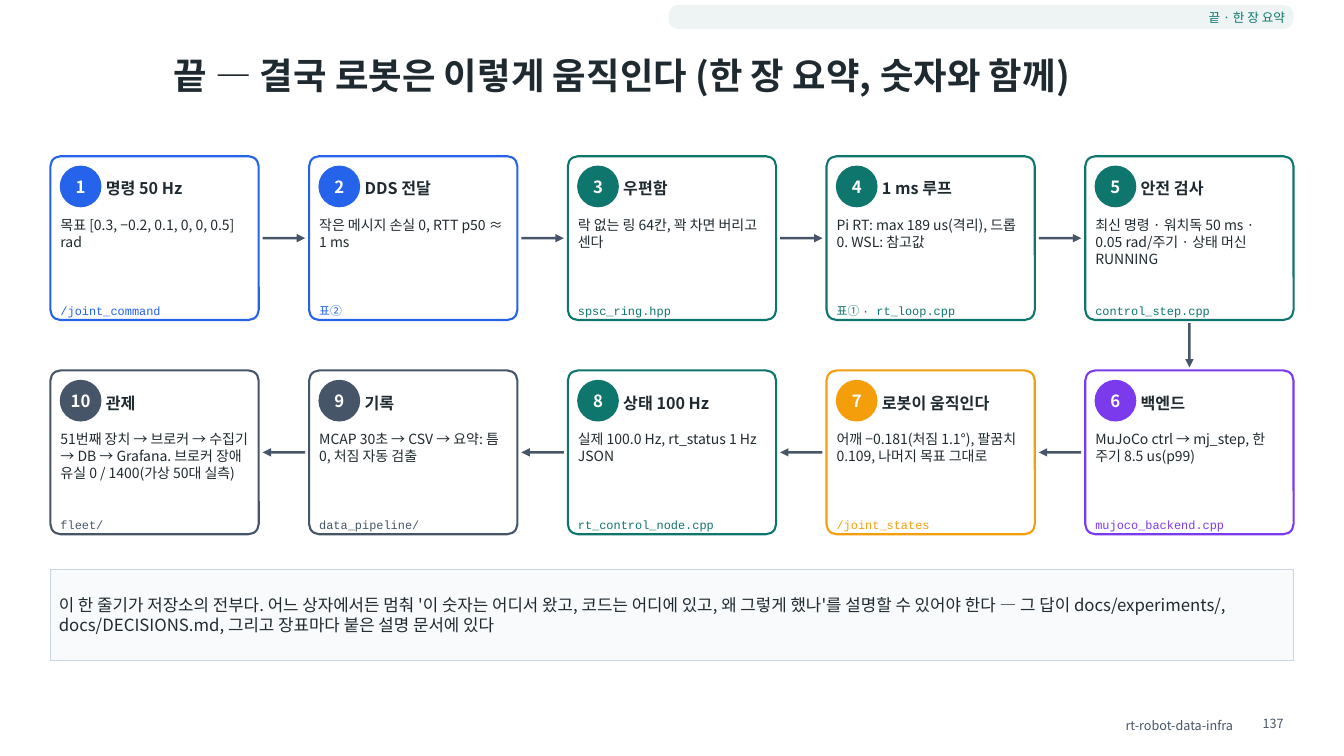
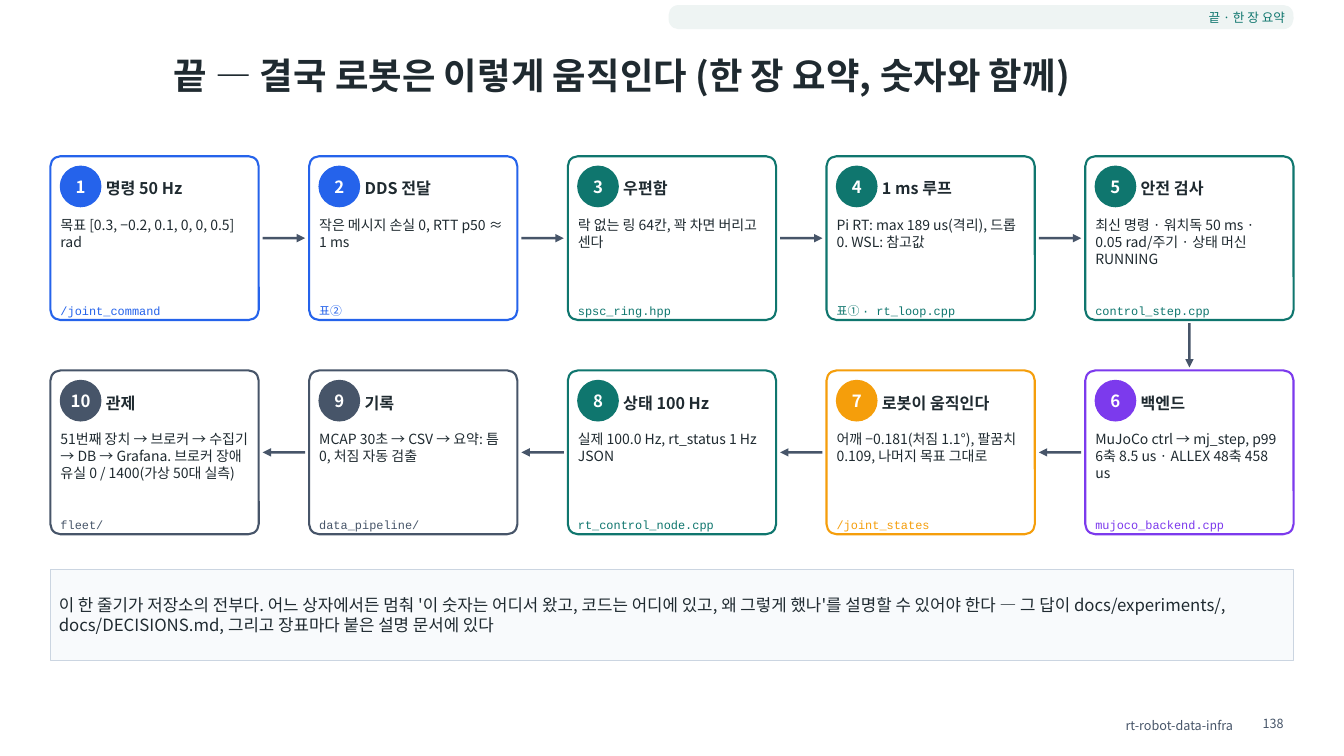
Before and after one commit to ohevance/rt-robot-data-infra, a slide deck: slide 138 of docs/deck/rt-robot-data-infra.pptx (slide 137 before the commit). Drawn at 1344x756 pixels with LibreOffice and Linux fonts; fonts in the diff are those of the drawing. Boxes give left, top, right and bottom in pixels: in the first picture for what was removed or moved away, otherwise in the second. Text is boxed around its words. In the diff, an @@ line names an element or a change of style, - is before the commit and + after.

```diff
--- a/docs/deck/rt-robot-data-infra.pptx
+++ b/docs/deck/rt-robot-data-infra.pptx
@@ text at (1095, 433, 1276, 478): text changed @@
-MuJoCo ctrl → mj_step, 한 주기 8.5 us(p99)
+MuJoCo ctrl → mj_step, p99 6축 8.5 us · ALLEX 48축 458 us
@@ page number at (1263, 718, 1284, 728): text changed @@
-137
+138
```
Also in this commit, not shown: 10 other slides changed, 1 slide added, 43 other files.
